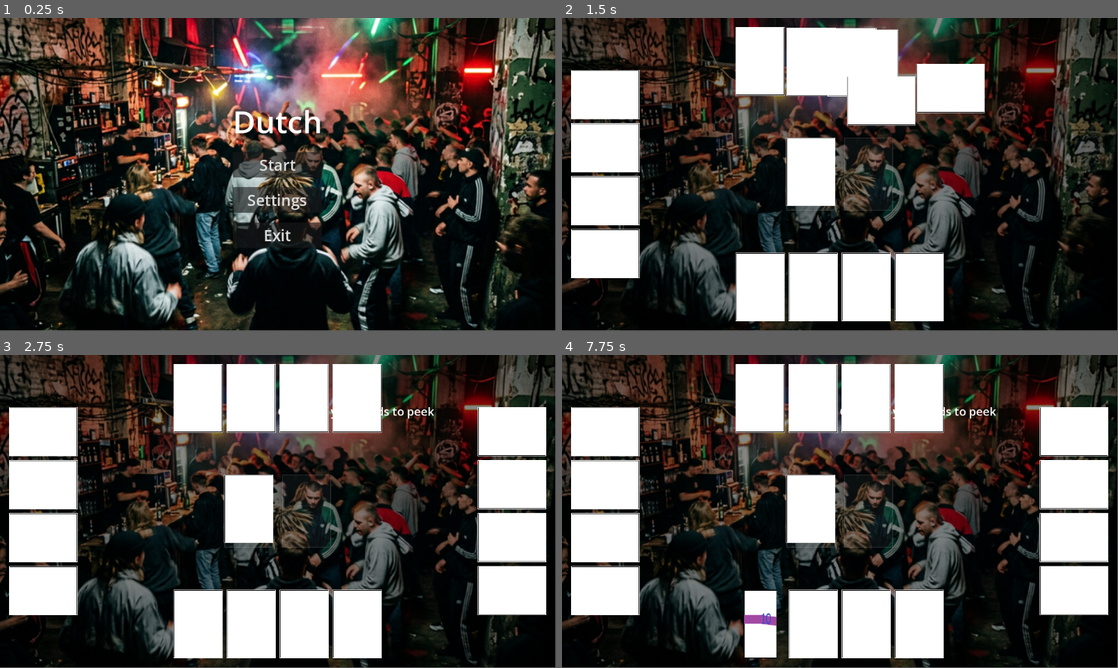
Above: before the commit, frames 1-4 (two rows, left to right).
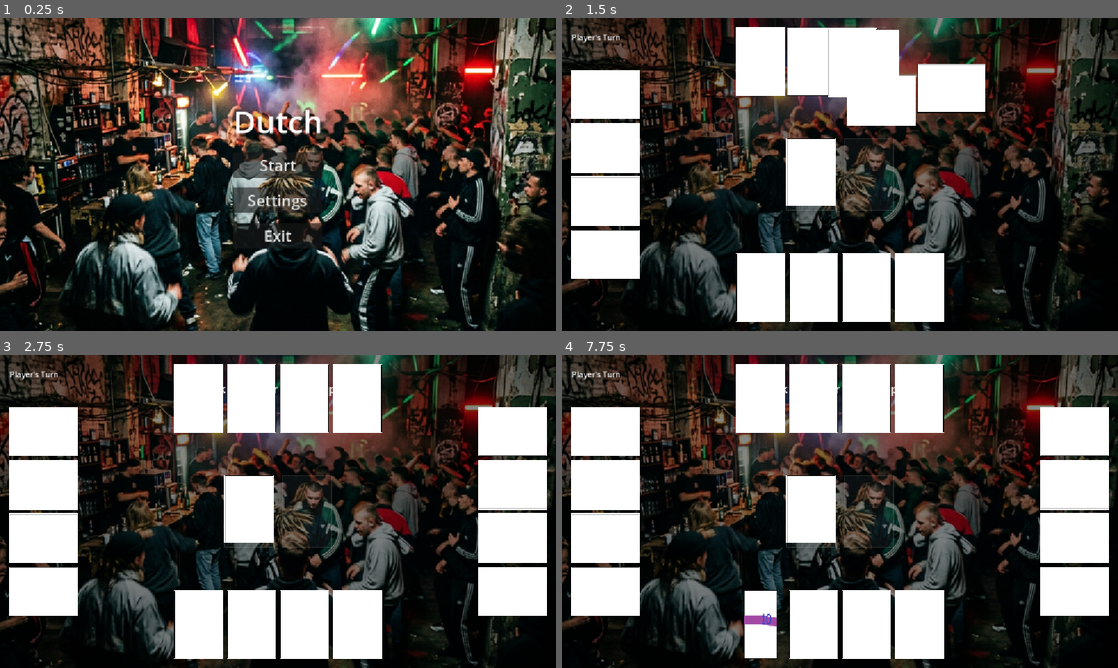
Above: after the commit, the same moments.

Repository: DinVin24/dutch
Game: Godot game, scene res://main_menu.tscn
Same seed, same stepped clock (60 frames per second), same inputs: the game is played once before the commit and once after it.
Inputs (mouse positions are in pixels of both pictures, inside the frame that each line leads up to):
- Up to frame 1 (0.25 s): no input
- Up to frame 2 (1.5 s): click "Start" at 0.5 s; click (812, 171) at 1.27 s
- Up to frame 3 (2.75 s): click (250, 508) at 2.02 s
- Up to frame 4 (7.75 s): click (812, 508) at 2.77 s; tap Enter at 3.5, 5, 6.5 s; click (812, 508) at 3.67 s; tap Space at 4.25, 5.75, 7.25 s; move the mouse to (812, 508) at 4.27 s; click (812, 508) at 4.42 s; move the mouse to (806, 508) at 5.02 s; click (806, 508) at 5.17 s; move the mouse to (806, 505) at 5.77 s; click (806, 505) at 5.92 s; move the mouse to (806, 505) at 6.52 s; click (806, 505) at 6.67 s; move the mouse to (762, 624) at 7.27 s; click (762, 624) at 7.42 s
In our replay, the window is 799x449 before the commit and 800x450 after it. These sizes can differ from the game's own. Grey fills any space a smaller window leaves; there, only what the larger window draws over its background counts as a difference.

The runs differ from the first frame. In frame 1, 10% of the frame differs, in the area x 0-100%, y 0-100%; in frame 2, 4.8%; in frame 3, 4.9%; in frame 4, 4.9%.

Commit message:
fix: resolve UI layering and responsiveness on epic/3
- Set GameUI CanvasLayer to layer 128 for topmost rendering
- Refactored HUD into TopLeft (MarginContainer) and TopCenter (VBoxContainer)
- Updated project.godot with window stretch/expand settings for resizing
- Updated game_board.gd to use the new responsive containers

Diff:
--- a/game_board.gd
+++ b/game_board.gd
@@ -6,6 +6,8 @@
 @onready var player_pos_top = $PlayerPositions/Top
 @onready var player_pos_left = $PlayerPositions/Left
 @onready var player_pos_right = $PlayerPositions/Right
+@onready var turn_label = $GameUI/MainHUD/TopLeft/TurnLabel
+@onready var top_center = $GameUI/MainHUD/TopCenter
 
 var player_hands: Array = [[], [], [], []]
 var card_spacing = 110.0
@@ -75,15 +77,8 @@
 	var p_info = GameManager.players_info[player_idx]
 	var label_text = p_info.name + "'s Turn"
 
-	if not $GameUI/MainHUD.has_node("TurnLabel"):
-		var label = Label.new()
-		label.name = "TurnLabel"
-		label.horizontal_alignment = HORIZONTAL_ALIGNMENT_CENTER
-		$GameUI/MainHUD.add_child(label)
-		label.set_anchors_preset(Control.PRESET_CENTER_TOP)
-		label.position.y += 10
-
-	$GameUI/MainHUD.get_node("TurnLabel").text = label_text
+	if turn_label:
+		turn_label.text = label_text
 
 func _on_deck_clicked():
 	if GameManager.current_state != GameManager.GameState.TURN_START_DRAW:
@@ -171,22 +166,22 @@
 	reposition_all_cards()
 
 func _show_message(text: String):
-	var label = get_node_or_null("GameUI/MainHUD/AbilityMessage")
-	if not label:
-		label = Label.new()
-		label.name = "AbilityMessage"
-		label.horizontal_alignment = HORIZONTAL_ALIGNMENT_CENTER
-		label.set_anchors_and_offsets_preset(Control.PRESET_CENTER_TOP, Control.PRESET_MODE_KEEP_WIDTH, 100)
-		get_node("GameUI/MainHUD").add_child(label)
-		label.add_theme_font_size_override("font_size", 24)
-
+	# Clear previous messages if any
+	for child in top_center.get_children():
+		child.queue_free()
+
+	var label = Label.new()
+	label.name = "AbilityMessage"
+	label.horizontal_alignment = HORIZONTAL_ALIGNMENT_CENTER
+	label.grow_horizontal = Control.GROW_DIRECTION_BOTH
 	label.text = text
+	label.add_theme_font_size_override("font_size", 24)
+	top_center.add_child(label)
 	label.show()
 
 func _hide_message():
-	var label = get_node_or_null("GameUI/MainHUD/AbilityMessage")
-	if label:
-		label.hide()
+	for child in top_center.get_children():
+		child.queue_free()
 
 func _on_card_discarded(player_idx, card_data):
 	var card_to_discard: Node = null
--- a/game_board.tscn
+++ b/game_board.tscn
@@ -136,6 +136,7 @@
 position = Vector2(1000, 324)
 
 [node name="GameUI" type="CanvasLayer" parent="."]
+layer = 128
 
 [node name="MainHUD" type="Control" parent="GameUI"]
 layout_mode = 3
@@ -145,3 +146,27 @@
 grow_horizontal = 2
 grow_vertical = 2
 mouse_filter = 2
+
+[node name="TopLeft" type="MarginContainer" parent="GameUI/MainHUD"]
+layout_mode = 1
+offset_right = 200.0
+offset_bottom = 60.0
+theme_override_constants/margin_left = 20
+theme_override_constants/margin_top = 20
+
+[node name="TurnLabel" type="Label" parent="GameUI/MainHUD/TopLeft"]
+layout_mode = 2
+text = "Player's Turn"
+
+[node name="TopCenter" type="VBoxContainer" parent="GameUI/MainHUD"]
+layout_mode = 1
+anchors_preset = 5
+anchor_left = 0.5
+anchor_right = 0.5
+offset_left = -250.0
+offset_top = 20.0
+offset_right = 250.0
+offset_bottom = 120.0
+grow_horizontal = 2
+theme_override_constants/separation = 10
+alignment = 1
--- a/project.godot
+++ b/project.godot
@@ -15,6 +15,13 @@
 config/features=PackedStringArray("4.6", "GL Compatibility")
 config/icon="res://assets/images/icon.svg"
 
+[display]
+
+window/size/viewport_width=1152
+window/size/viewport_height=648
+window/stretch/mode="canvas_items"
+window/stretch/aspect="expand"
+
 [autoload]
 
 GameManager="*res://game_manager.gd"
Not shown, added: qa_pipeline.gd.uid
